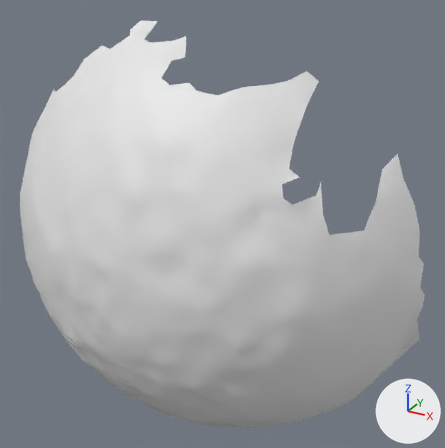
Renders of the OBJ model res/final/onecam_fullvolume/06/cleanedup/FullVolium.000242.obj from each side of a commit.
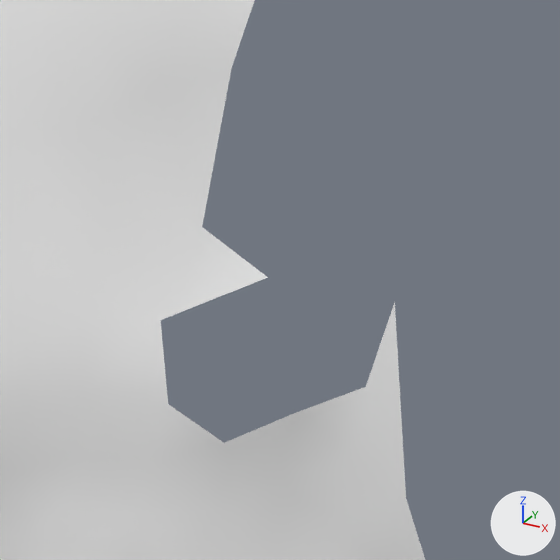
Each version appears first whole from a 50 mm lens placed at (145.3, -740.5, 259.7), pointed at (55.3, -576.8, 177.8), and next in a close-up on the part from 57% to 78% of the width and 29% to 50% of the height. Lighting does not change. The marker at lower right points along +X, +Y and +Z. Where no turn or scale is listed for an object, it has been applied to the vertices.

The first close-up shows 'FullVolium.000242'.
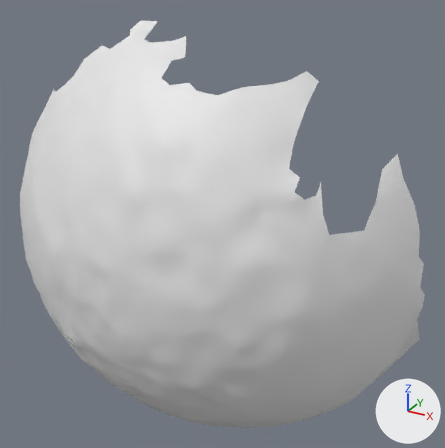
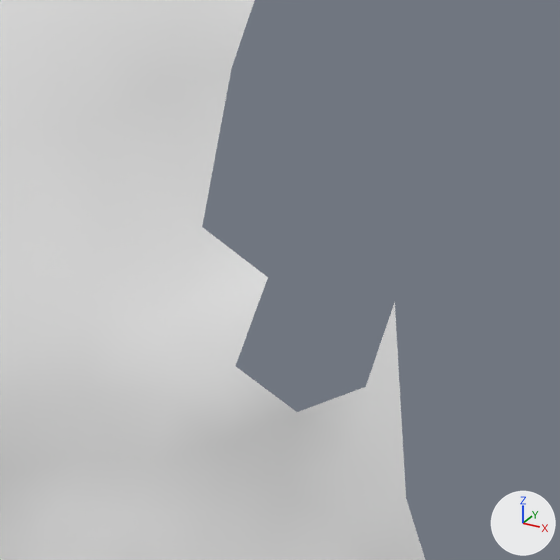
Pixel boxes [x1, y1, x2, y2] of what changed, in the close-ups (560 x 560 px):
part 1 of me_fullvolium_000242, added: after [161, 278, 296, 443]

Patch to the scene script:
```diff
--- a/res/final/onecam_fullvolume/06/cleanedup/FullVolium.000242.obj.py
+++ b/res/final/onecam_fullvolume/06/cleanedup/FullVolium.000242.obj.py
@@ me_fullvolium_000242 @@
 me_fullvolium_000242.from_pydata(...)  # 2086 vertices, 4066 faces; spans x -25.9..121.6, y -626.3..-544.1, z 97.1..241.4
 # used by ob_fullvolium_000242; location = (0.0, 0.0, 0.0)
 # verts and faces of me_fullvolium_000242; kept vertices keep their numbers, new ones are numbered from 2086
 # before: 513 (93.7, -603.9, 203.1) at pixel (297, 412), 515 (91.4, -606.1, 202.0) at pixel (223, 442), 725 (88.1, -605.5, 206.7) at pixel (160, 320), 911 (89.2, -606.9, 203.6) at pixel (168, 403), 914 (91.2, -601.6, 207.9) at pixel (268, 277)
+# me_fullvolium_000242 part 1
+verts[2086] = (91.4, -605.2, 205.1)  # pixel (235, 366)
+faces += [(513, 2086, 515), (515, 2086, 911), (725, 911, 2086), (725, 2086, 914)]
```
